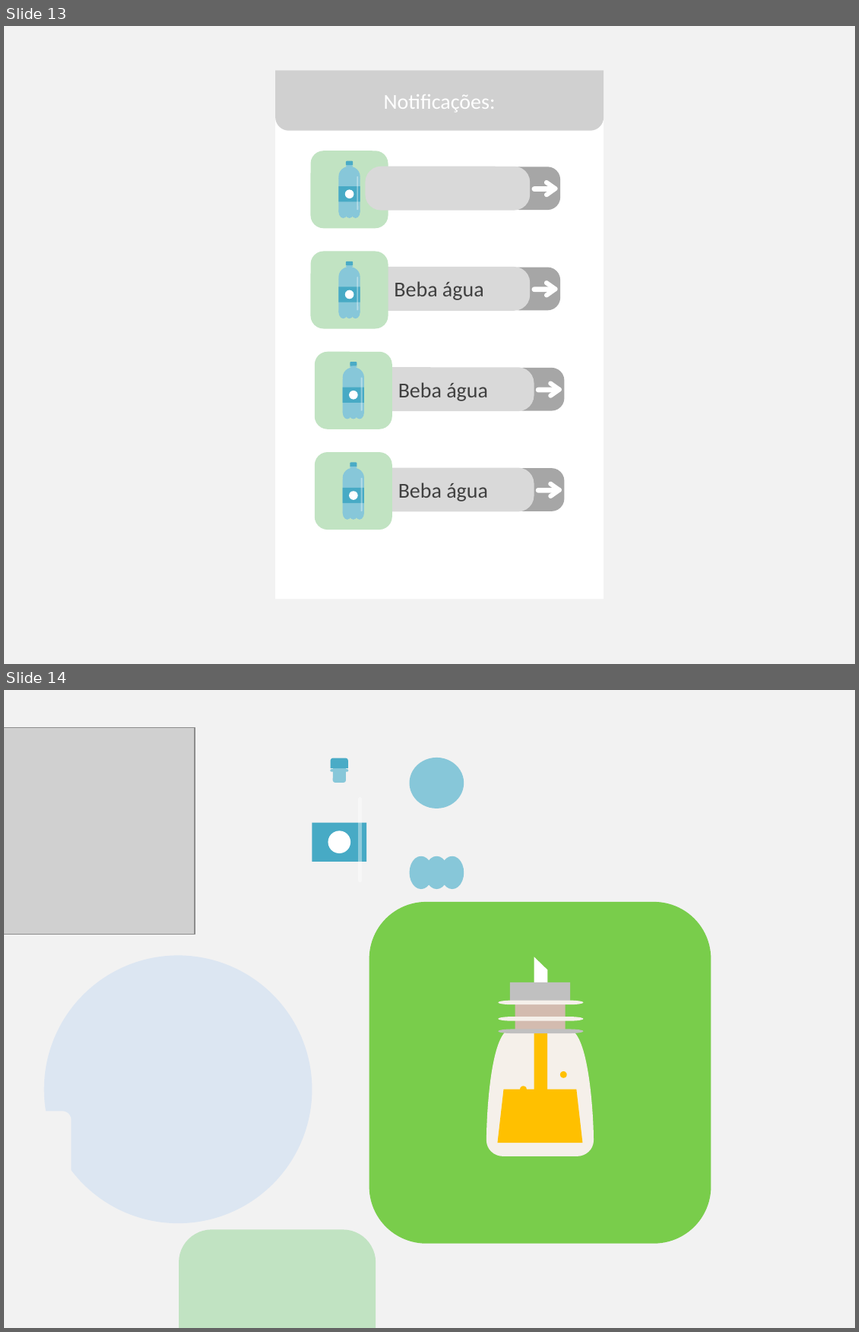
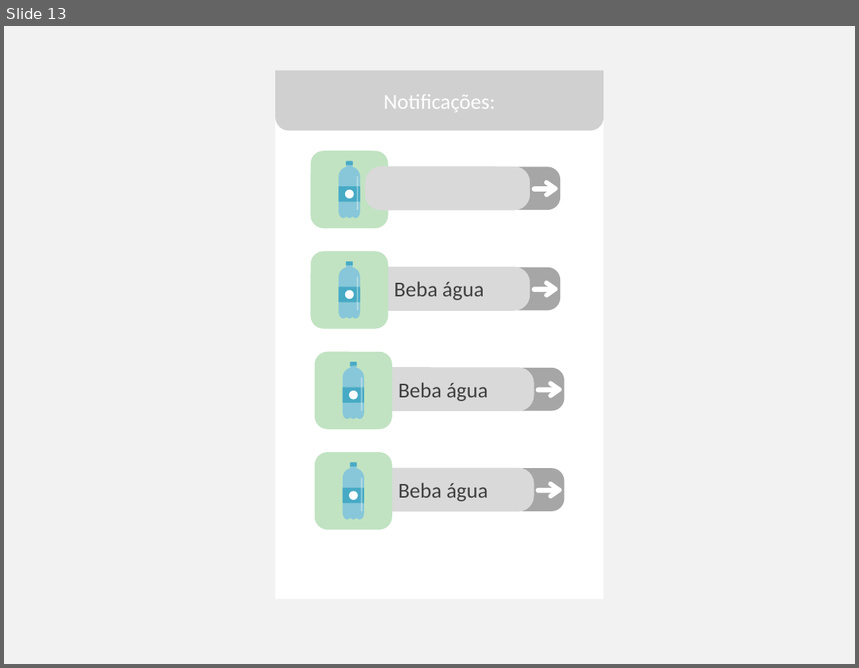
Before and after one commit to DudaElias/NewLife, a slide deck: design.pptx. Shown one above the other, each under a label of ours: slides 13 and 14 before the commit, slide 13 after it. The pictures are 859x1332 and 859x668 pixels, drawn with LibreOffice and Linux fonts; fonts in the diff are those of the drawing; grey boxes stand for pictures. Boxes give left, top, right and bottom in pixels: in the first picture for what was removed or moved away, otherwise in the second. Text is boxed around its words. In the diff, an @@ line names an element or a change of style, - is before the commit and + after.

```diff
--- a/design.pptx
+++ b/design.pptx
@@ slide 14 removed at (4,690,855,1328), background #F2F2F2 @@
@@ picture removed at (4,727,195,934) @@
@@ ellipse removed at (409,757,464,809) @@
@@ rounded rectangle removed at (330,769,348,772) @@
@@ round same rect removed at (331,758,349,768) @@
@@ rounded rectangle removed at (332,763,345,783) @@
@@ rounded rectangle removed at (358,797,361,882) @@
@@ rectangle removed at (312,823,367,862) @@
@@ ellipse removed at (329,831,351,854) @@
@@ ellipse removed at (409,856,432,889) @@
@@ ellipse removed at (425,856,449,889) @@
@@ ellipse removed at (441,856,464,889) @@
@@ ellipse removed at (44,955,312,1224) @@
@@ group removed at (369,902,712,1244): 4 ellipses, 3 rectangles, 3 pill shapes, 2 freeform shapes, 1 rounded rectangle, 1 trapezoid @@
@@ rounded rectangle removed at (17,1111,71,1213) @@
@@ rounded rectangle removed at (179,1230,375,1328) @@
```
Also in this commit, not shown: 1 slide changed, 1 slide added, 11 other files.
